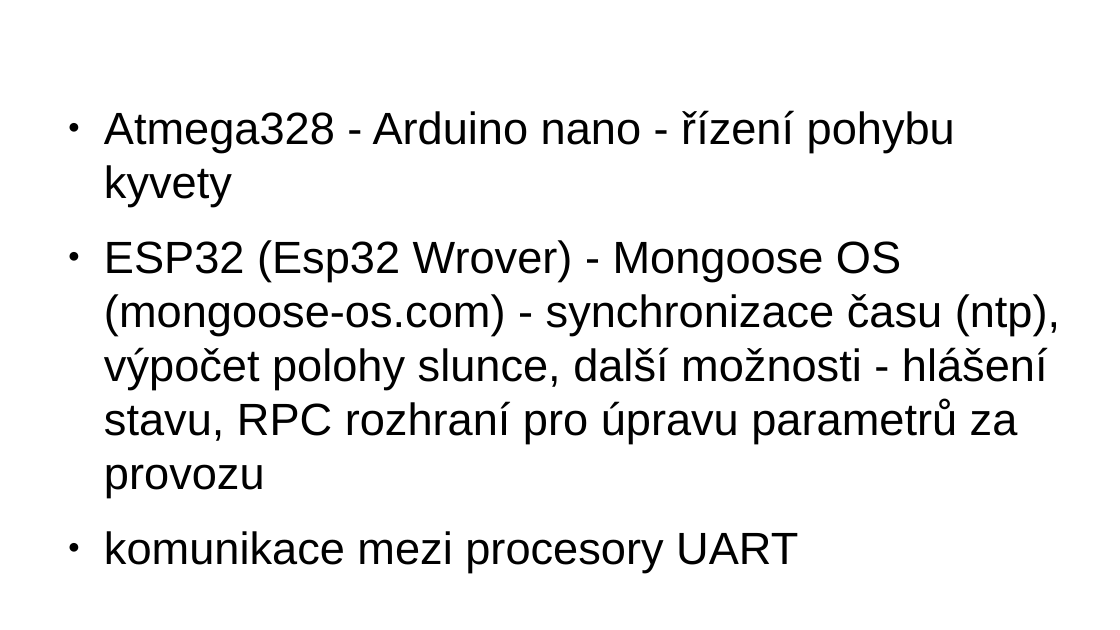
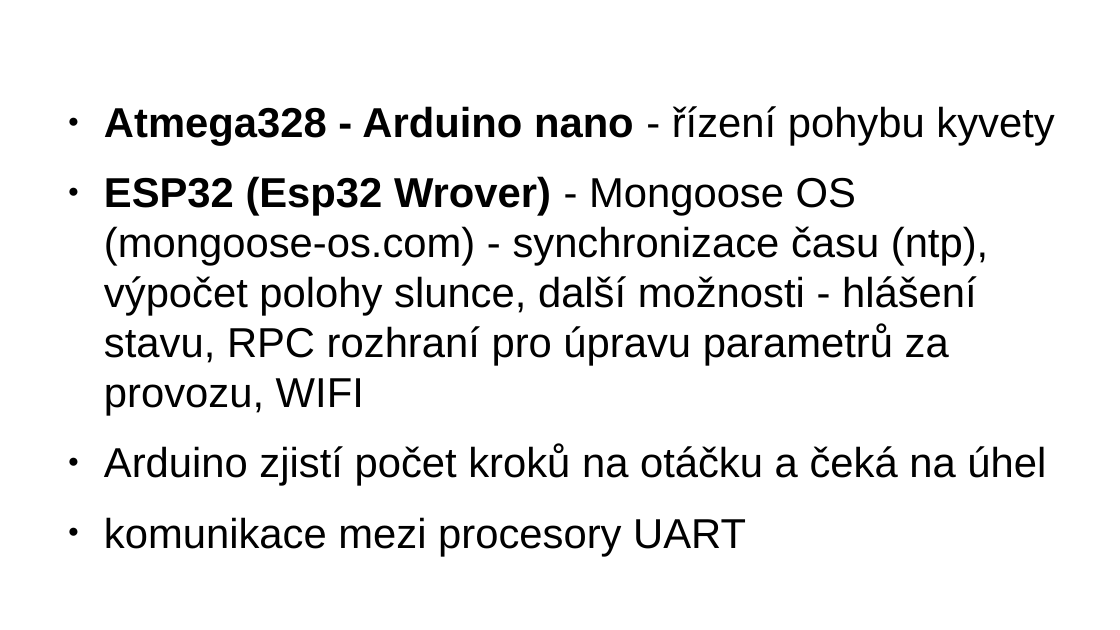
Before and after one commit to lisak72/OpenAlt2022, a slide deck: slide 10 of PrezentaceOpenAlt2022.odp (slide 9 before the commit). Drawn at 1120x630 pixels with LibreOffice and Linux fonts; fonts in the diff are those of the drawing. Boxes give left, top, right and bottom in pixels: in the first picture for what was removed or moved away, otherwise in the second. Text is boxed around its words. In the diff, an @@ line names an element or a change of style, - is before the commit and + after.

```diff
--- a/PrezentaceOpenAlt2022.odp
+++ b/PrezentaceOpenAlt2022.odp
@@ text at (104, 106, 1054, 556): size 32 to 29.6 pt in "Atmega328 - Arduino nano - řízení pohybu ...", "komunikace mezi procesory UART"; bold on in "Atmega328 - Arduino nano" @@
@@ text at (104, 176, 1046, 486): text changed; size 32 to 29.6 pt @@
-● ESP32 (Esp32 Wrover) - Mongoose OS (mongoose-os.com) - synchronizace času (ntp), výpočet polohy slunce, další možnosti - hlášení stavu, RPC rozhraní pro úpravu parametrů za provozu
+● ESP32 (Esp32 Wrover) - Mongoose OS (mongoose-os.com) - synchronizace času (ntp), výpočet polohy slunce, další možnosti - hlášení stavu, RPC rozhraní pro úpravu parametrů za provozu, WIFI
+● Arduino zjistí počet kroků na otáčku a čeká na úhel
```
Also in this commit, not shown: 1 other slide changed, 3 slides added, 3 other files.
